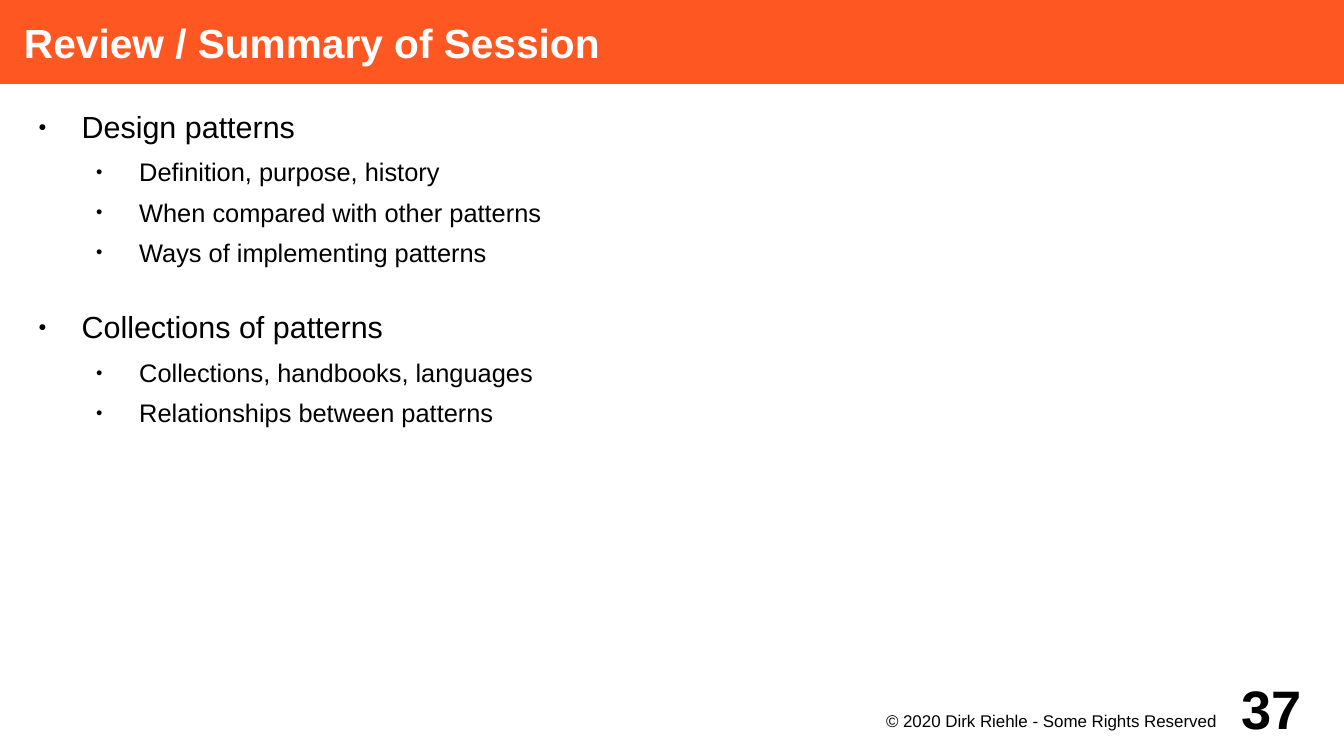
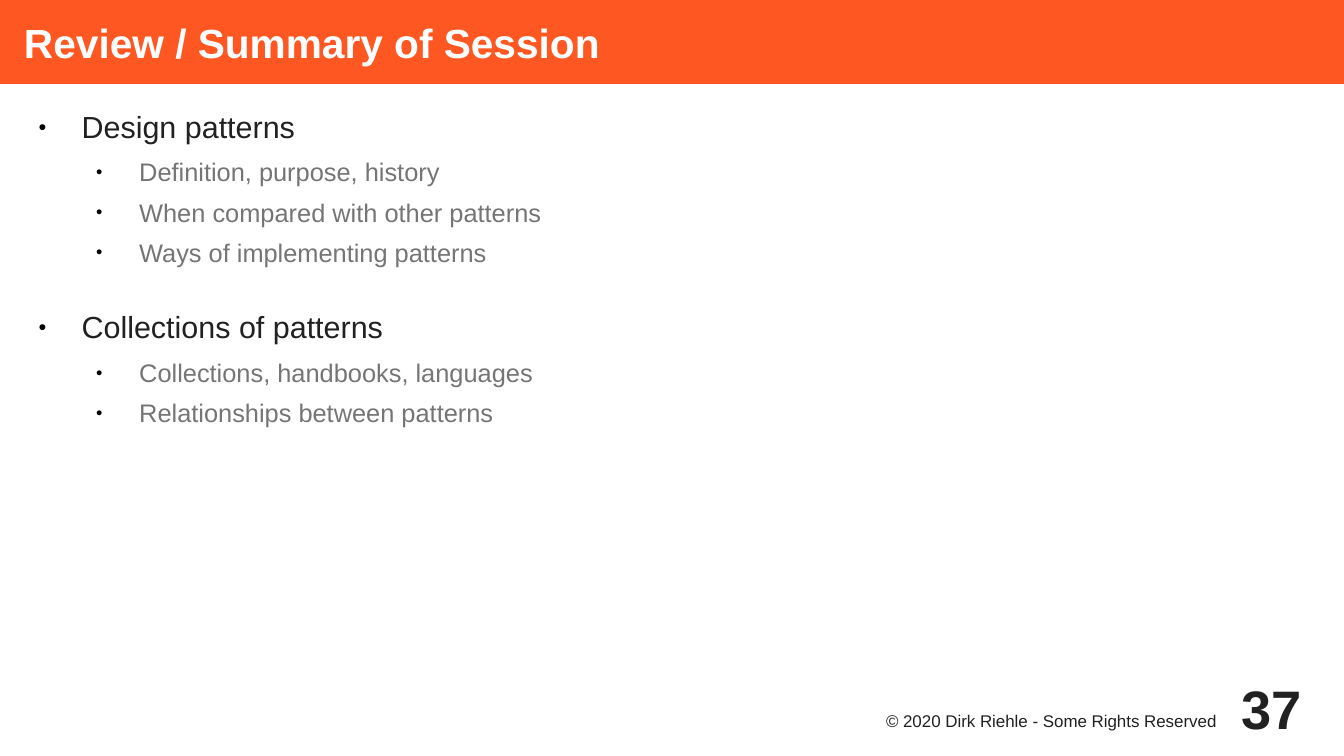
Before and after one commit to dirkriehle/adap-course, a slide deck: slide 37 of Lecture Slides/ADAP C08 - Design Patterns.odp. Drawn at 1344x756 pixels with LibreOffice and Linux fonts; fonts in the diff are those of the drawing. Boxes give left, top, right and bottom in pixels: in the first picture for what was removed or moved away, otherwise in the second. Text is boxed around its words. In the diff, an @@ line names an element or a change of style, - is before the commit and + after.

```diff
--- a/Lecture Slides/ADAP C08 - Design Patterns.odp
+++ b/Lecture Slides/ADAP C08 - Design Patterns.odp
@@ text "Design patterns" at (x1=82, y1=116, x2=541, y2=427): text colour #000000 to #212121 in "Design patterns", "Collections of patterns"; text colour #000000 to #757575 in "Definition, purpose, history", "When compared with other patterns", "Ways of implementing patterns", "Collections, handbooks, languages" and 1 more places @@
@@ page number at (x1=1242, y1=691, x2=1302, y2=730): text colour #000000 to #212121 @@
@@ text "© 2020 Dirk Riehle - ..." at (x1=903, y1=714, x2=1216, y2=731): text colour #000000 to #212121 @@
```
Also in this commit, not shown: 36 other slides changed, 3 other files.
